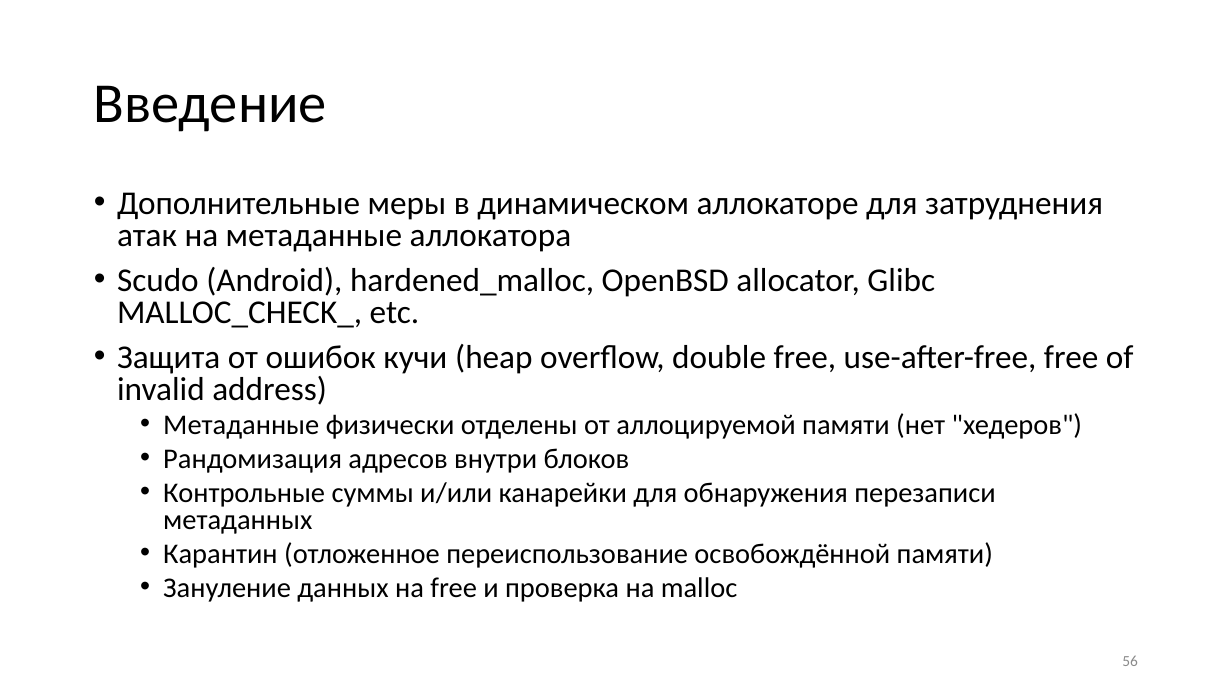
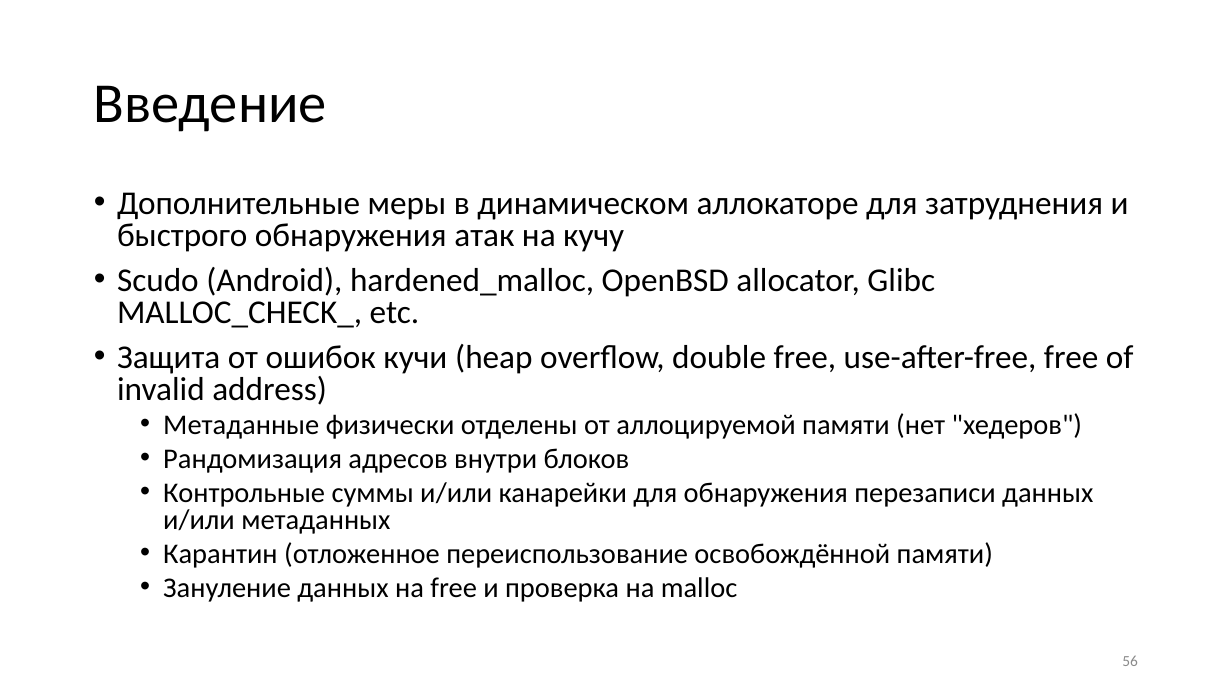
Before and after one commit to yugr/slides, a slide deck: slide 56 of CppZeroCost/2025/RU.pptx. Drawn at 1232x693 pixels with LibreOffice and Linux fonts; fonts in the diff are those of the drawing. Boxes give left, top, right and bottom in pixels: in the first picture for what was removed or moved away, otherwise in the second. Text is boxed around its words. In the diff, an @@ line names an element or a change of style, - is before the commit and + after.

```diff
--- a/CppZeroCost/2025/RU.pptx
+++ b/CppZeroCost/2025/RU.pptx
@@ text at box(117, 192, 1129, 252): text changed @@
-• Дополнительные меры в динамическом аллокаторе для затруднения атак на метаданные аллокатора
+• Дополнительные меры в динамическом аллокаторе для затруднения и быстрого обнаружения атак на кучу
@@ text at box(163, 482, 1093, 534): text changed @@
-  • Контрольные суммы и/или канарейки для обнаружения перезаписи метаданных
+  • Контрольные суммы и/или канарейки для обнаружения перезаписи данных и/или метаданных
```
Also in this commit, not shown: 32 other slides changed, 3 other files.
